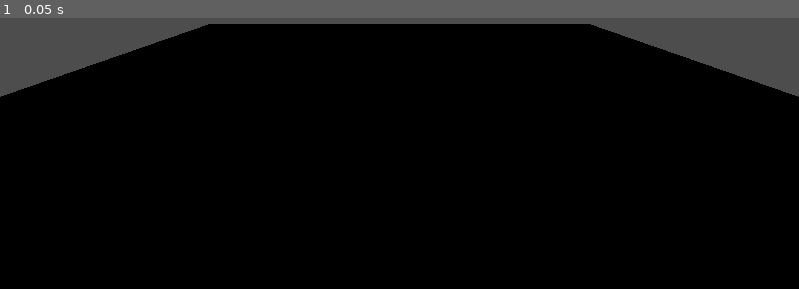
Above: before the commit, frame 1.
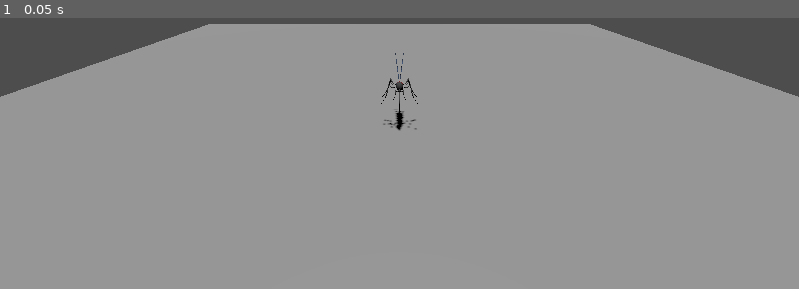
Above: after the commit, the same moment.

Repository: LorenzoPaolucci000/No-Me-Moleste-Mosquito
Game: Godot game, scene res://scenes/main.tscn
The game is run twice, just before and just after one commit, with the same random seed, the same clock (stepped at 60 frames per second) and the same inputs.
Inputs:
- Up to frame 1 (0.05 s): no input

The runs differ from the first frame. In frame 1, 91% of the frame differs, in the area x 0-100%, y 2-100%.

Commit message:
Add mosquito model and sun

Diff:
--- a/scenes/main.tscn
+++ b/scenes/main.tscn
@@ -1,4 +1,6 @@
-[gd_scene load_steps=3 format=3 uid="uid://b46assio5wwln"]
+[gd_scene load_steps=4 format=3 uid="uid://b46assio5wwln"]
+
+[ext_resource type="PackedScene" uid="uid://bry680ye7oean" path="res://assets/aedes_aegypti_mosquito_da_dengue_low_poly/scene.gltf" id="1_o5qli"]
 
 [sub_resource type="BoxMesh" id="BoxMesh_sgp6g"]
 size = Vector3(30, 0.2, 30)
@@ -7,6 +9,10 @@
 size = Vector3(30, 0.2, 30)
 
 [node name="Main" type="Node3D"]
+
+[node name="DirectionalLight3D" type="DirectionalLight3D" parent="."]
+transform = Transform3D(-0.489383, -0.872069, -3.81194e-08, 0, -4.37114e-08, 1, -0.872069, 0.489383, 2.13916e-08, 0, 0, 0)
+shadow_enabled = true
 
 [node name="Ground" type="StaticBody3D" parent="."]
 
@@ -21,3 +27,6 @@
 
 [node name="Camera3D" type="Camera3D" parent="CameraRig"]
 transform = Transform3D(1, 0, 0, 0, 0.939693, 0.34202, 0, -0.34202, 0.939693, 0, 5, 8)
+
+[node name="Mosquito" parent="." instance=ExtResource("1_o5qli")]
+transform = Transform3D(1, 0, 0, 0, 1, 0, 0, 0, 1, 0, 1.5, 0)
Not shown, changed: assets/aedes_aegypti_mosquito_da_dengue_low_poly/scene.gltf.import
Not shown, changed: assets/aedes_aegypti_mosquito_da_dengue_low_poly/textures/Material_baseColor.png.import
